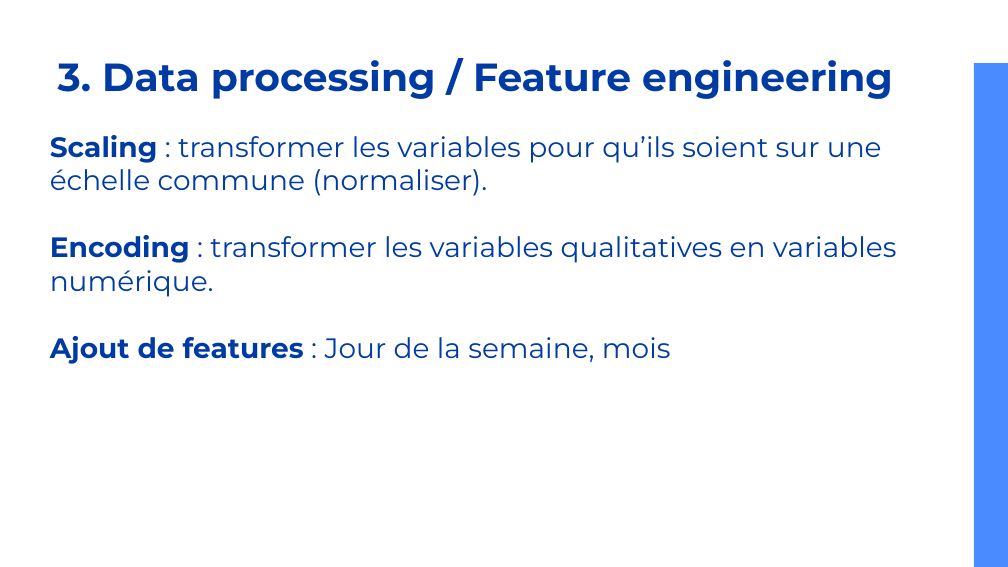
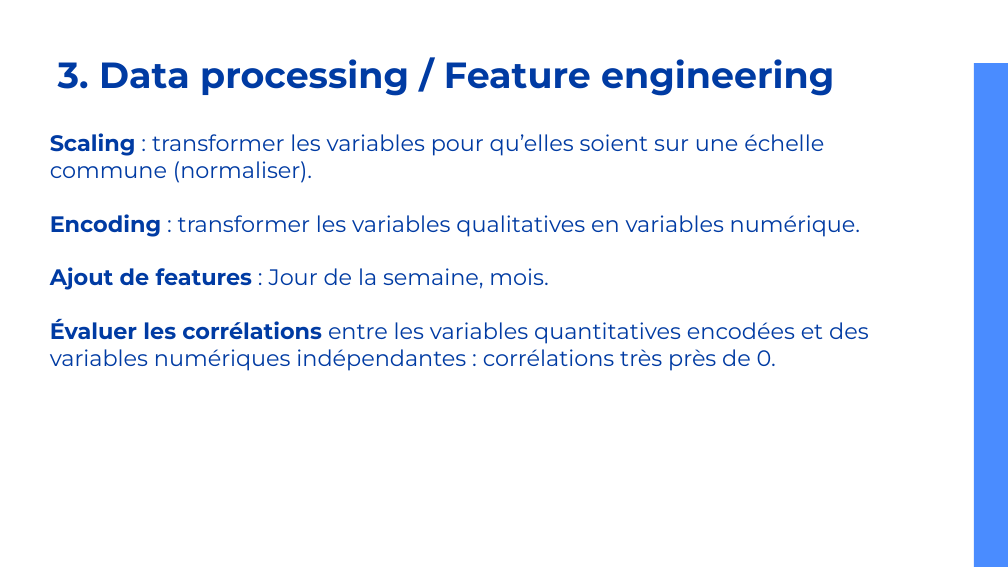
Before and after one commit to caseguin/Clustering, a slide deck: slide 16 of SuperMarket_clustering2.odp. Drawn at 1008x567 pixels with LibreOffice and Linux fonts; fonts in the diff are those of the drawing. Boxes give left, top, right and bottom in pixels: in the first picture for what was removed or moved away, otherwise in the second. Text is boxed around its words. In the diff, an @@ line names an element or a change of style, - is before the commit and + after.

```diff
--- a/SuperMarket_clustering2.odp
+++ b/SuperMarket_clustering2.odp
@@ title "3. Data processing / Feature ..." at [58,59,834,96]: size 28 to 26 pt @@
@@ title at [50,133,869,371]: text changed; size 20 to 16 pt @@
-Scaling : transformer les variables pour qu’ils soient sur une échelle commune (normaliser).
-Encoding : transformer les variables qualitatives en variables numérique.
-Ajout de features : Jour de la semaine, mois
+Scaling : transformer les variables pour qu’elles soient sur une échelle commune (normaliser).
+Encoding : transformer les variables qualitatives en variables numérique.
+Ajout de features : Jour de la semaine, mois.
+Évaluer les corrélations entre les variables quantitatives encodées et des variables numériques indépendantes : corrélations très près de 0.
```
Also in this commit, not shown: 24 other slides changed, 4 slides added, 3 slides removed, 13 other files.
